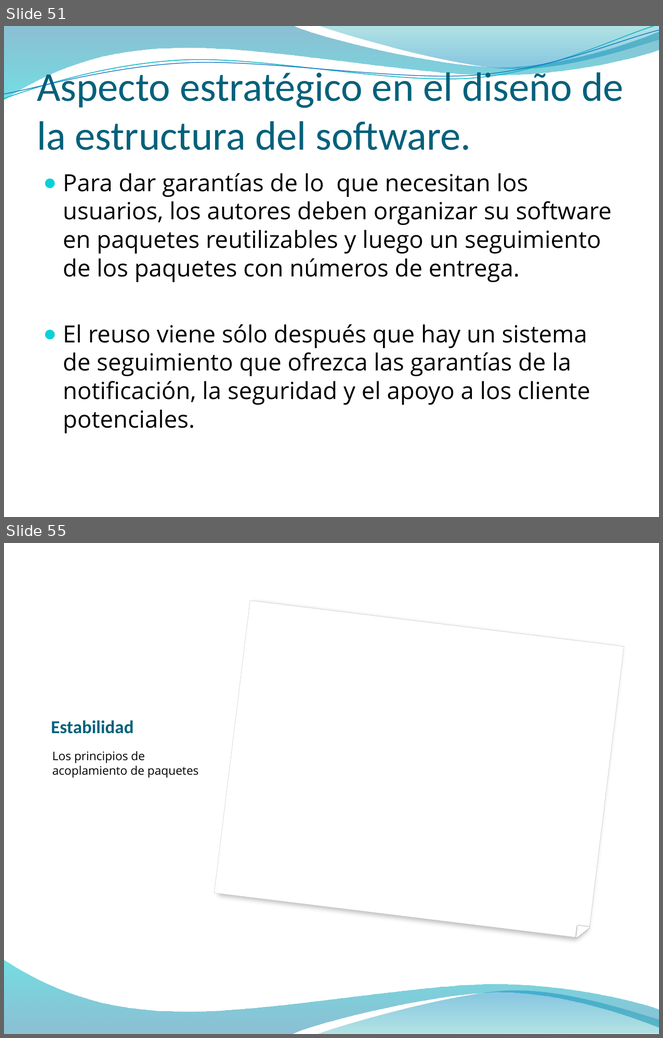
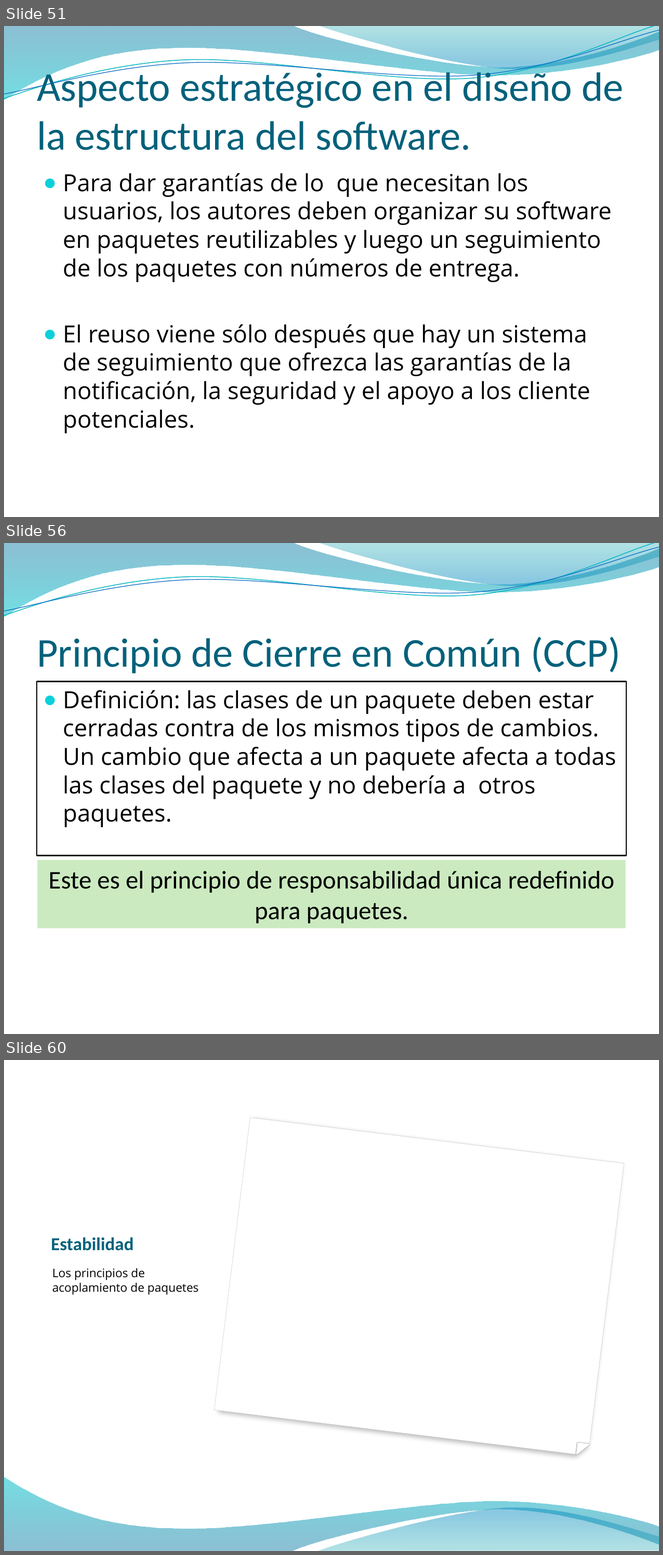
Before and after one commit to vvalotto/MiRepositorio, a slide deck: Disenio de Software/Principios OO/Presentaciones/Principios de Diseño OO.pptx. Shown one above the other, each under a label of ours: slides 51 and 55 before the commit, slides 51, 56 and 60 after it; the slides between them are not shown. The pictures are 663x1038 and 663x1555 pixels, drawn with LibreOffice and Linux fonts; fonts in the diff are those of the drawing; background and template pictures are left out. Boxes give left, top, right and bottom in pixels: in the first picture for what was removed or moved away, otherwise in the second. Text is boxed around its words. In the diff, an @@ line names an element or a change of style, - is before the commit and + after.

```diff
--- a/Disenio de Software/Principios OO/Presentaciones/Principios de Diseño OO.pptx
+++ b/Disenio de Software/Principios OO/Presentaciones/Principios de Diseño OO.pptx
@@ slide 56 added at [4,543,659,1034], background picture (left out); not listed: 4 template elements that a slide beside it also shows @@
@@ title added at [37,637,621,674], 45 pt, text #04617B @@
+Principio de Cierre en Común (CCP)
@@ text added at [37,682,626,856], outline #000000 1.5 pt, 26 pt, text #000000 @@
+● Definición: las clases de un paquete deben estar cerradas contra de los mismos tipos de cambios. Un cambio que afecta a un paquete afecta a todas las clases del paquete y no debería a otros paquetes.
@@ rectangle added at [37,860,626,928], fill #CBEAC0, 28 pt, text #000000 @@
+Este es el principio de responsabilidad única redefinido para paquetes.
@@ what was slide 55 is now slide 60 @@
```
Also in this commit, not shown: 4 slides changed, 4 other slides added, 49 other files.
